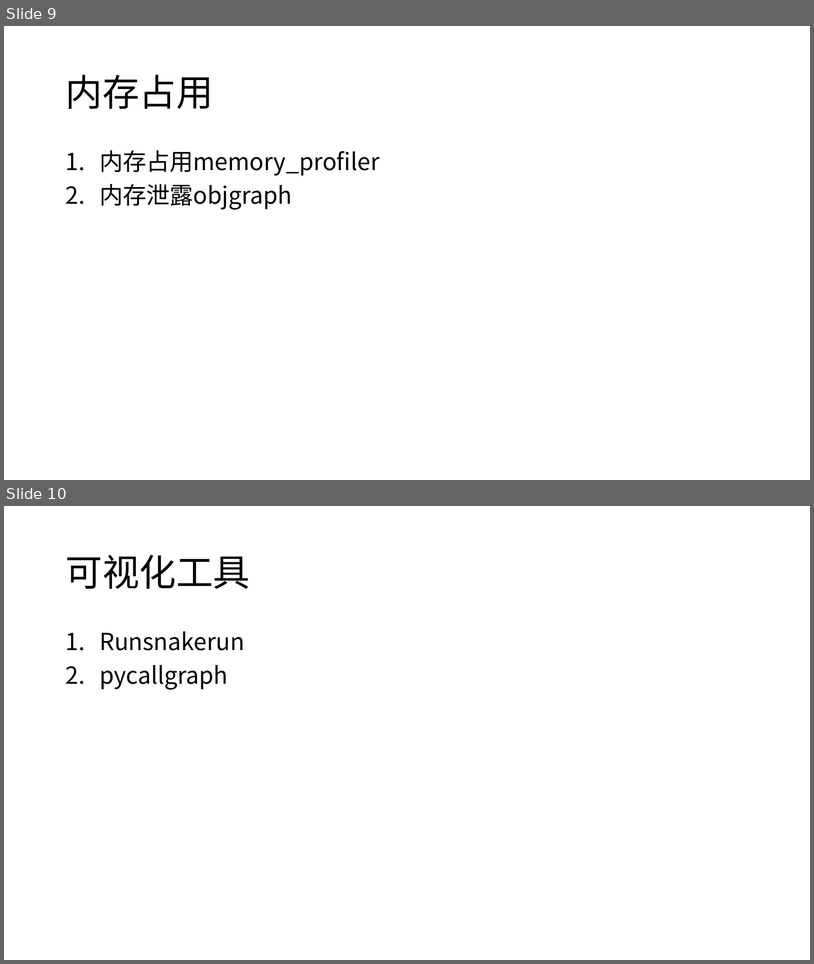
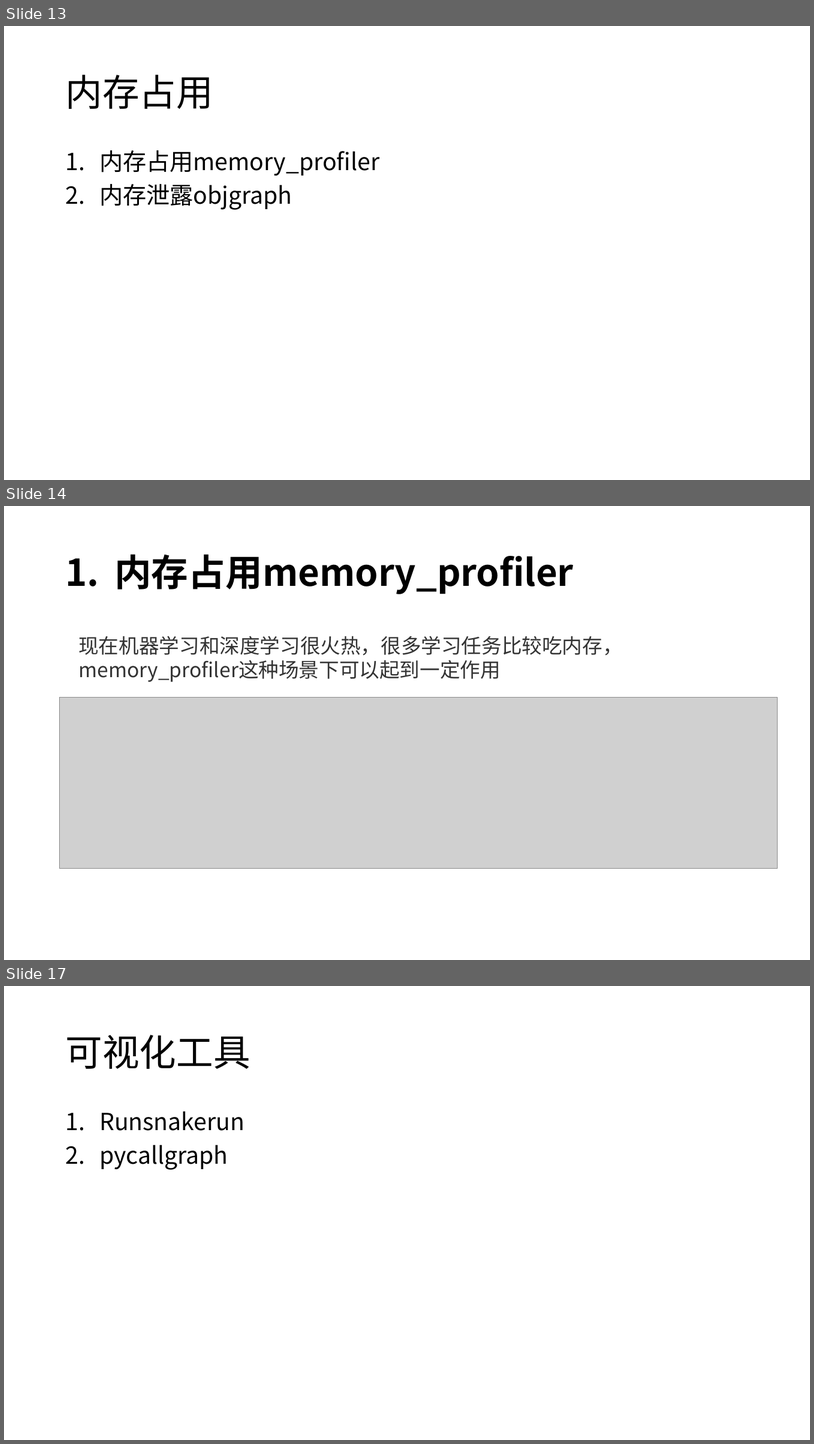
Before and after one commit to gaojiahua/python_PERF_OPT, a slide deck: Python性能分析.pptx. Shown one above the other, each under a label of ours: slides 9 and 10 before the commit, slides 13, 14 and 17 after it; the slides between them are not shown. The pictures are 814x964 and 814x1444 pixels, drawn with LibreOffice and Linux fonts; fonts in the diff are those of the drawing; grey boxes stand for pictures. Boxes give left, top, right and bottom in pixels: in the first picture for what was removed or moved away, otherwise in the second. Text is boxed around its words. In the diff, an @@ line names an element or a change of style, - is before the commit and + after.

```diff
--- a/Python性能分析.pptx
+++ b/Python性能分析.pptx
@@ slide 14 added at [4,506,810,960], background #FFFFFF @@
@@ title added at [114,554,573,594], 44 pt, text #000000, bold @@
+1. 内存占用memory_profiler
@@ text added at [78,636,623,682], 24 pt, text #333333 @@
+现在机器学习和深度学习很火热，很多学习任务比较吃内存，memory_profiler这种场景下可以起到一定作用
@@ picture added at [60,697,778,868] @@
@@ what was slide 9 is now slide 13 @@
@@ what was slide 10 is now slide 17 @@
```
Also in this commit, not shown: 4 slides changed, 6 other slides added, 6 other files.
